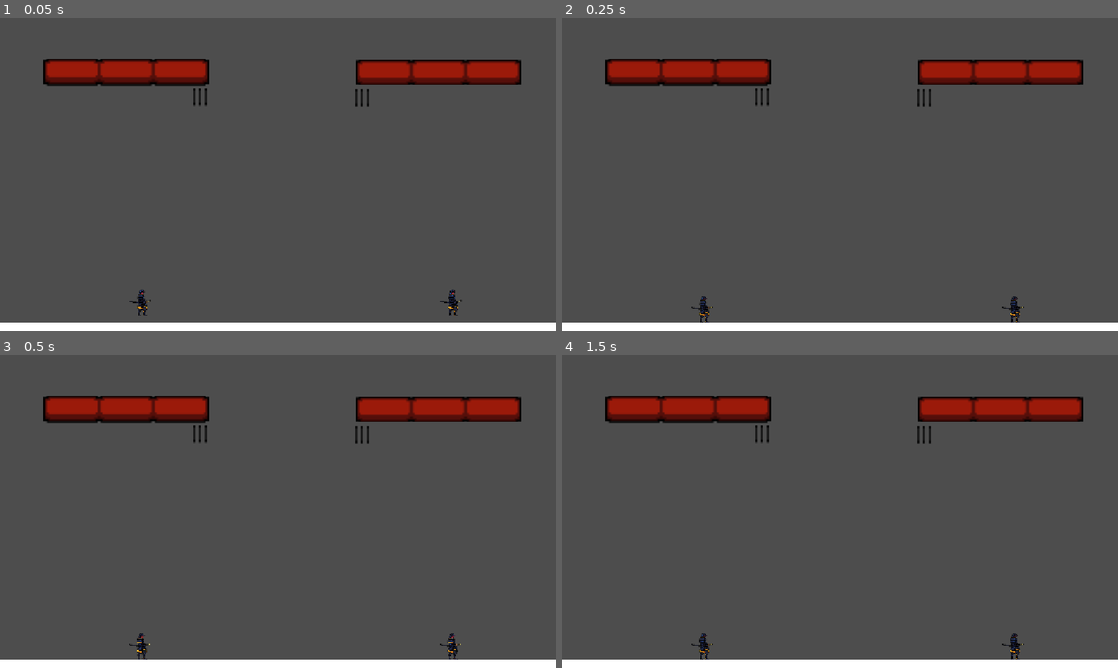
Above: before the commit, frames 1-4 (two rows, left to right).
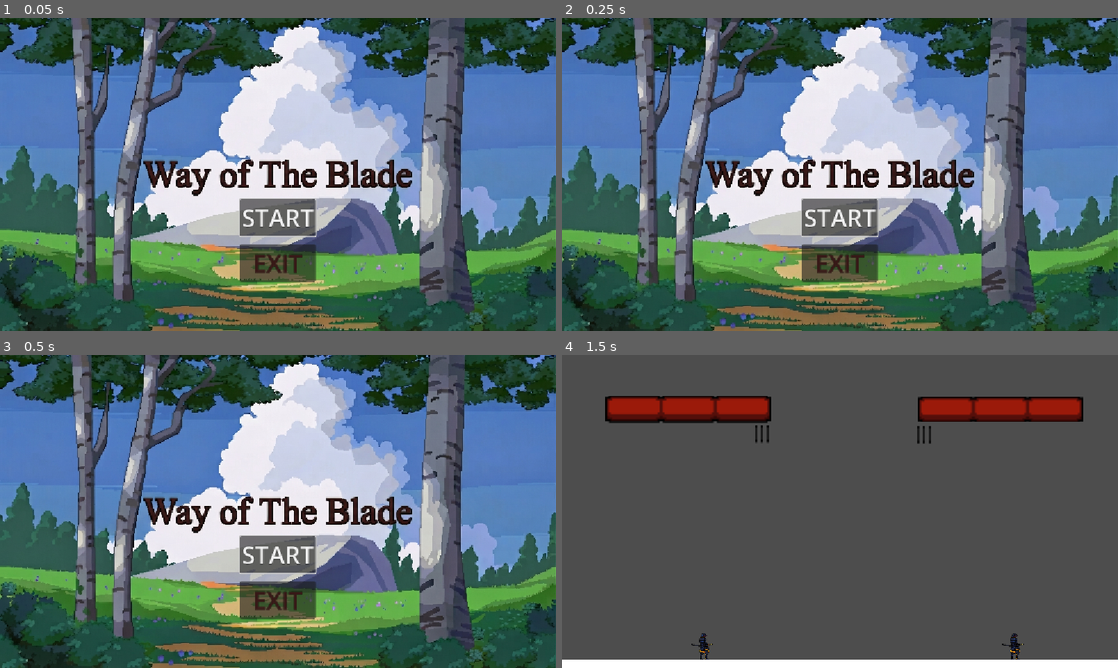
Above: after the commit, the same moments.

Repository: ianRHS/Way-of-the-blade-
Game: Godot game, scene res://Scenes/MainMenu.tscn
Two runs of this game, one before a commit and one after it. Both use one fixed random seed, a clock stepped at 60 frames per second and the inputs below. Before the commit the project starts from res://Scenes/Main.tscn.
Inputs (mouse positions are in pixels of both pictures, inside the frame that each line leads up to):
- Up to frame 1 (0.05 s): no input
- Up to frame 2 (0.25 s): no input
- Up to frame 3 (0.5 s): no input
- Up to frame 4 (1.5 s): click (840, 555) at 0.5 s, where only the run after the commit has a clickable "START"; tap Enter at 1.25 s

The runs differ from the first frame. In frame 1, 95% of the frame differs, in the area x 0-100%, y 0-100%; in frame 2, 95%; in frame 3, 95%; in frame 4, nothing differs.

Commit message:
Implemented main menu
Added a main menu to the game, so you can start a match and exit. In the future there will be multiple levels, a tutorial and a pause option during matches.

Diff:
--- /dev/null
+++ b/Scenes/MainMenu.tscn
@@ -0,0 +1,58 @@
+[gd_scene format=3 uid="uid://c8j1tyw7fjtyn"]
+
+[ext_resource type="Script" uid="uid://c7ulxtay55khj" path="res://Scripts/main_menu.gd" id="1_853f1"]
+[ext_resource type="Texture2D" uid="uid://brdjrjf33j6lg" path="res://Assets/Free-Summer-Pixel-Art-Backgrounds/Way of the blade main menu.jpg" id="1_tt5f1"]
+
+[node name="MainMenu" type="Control" unique_id=962999755]
+layout_mode = 3
+anchors_preset = 15
+anchor_right = 1.0
+anchor_bottom = 1.0
+offset_right = -1.0
+grow_horizontal = 2
+grow_vertical = 2
+script = ExtResource("1_853f1")
+metadata/_edit_lock_ = true
+
+[node name="TextureRect" type="TextureRect" parent="." unique_id=1854430553]
+layout_mode = 1
+anchors_preset = 15
+anchor_right = 1.0
+anchor_bottom = 1.0
+grow_horizontal = 2
+grow_vertical = 2
+texture = ExtResource("1_tt5f1")
+expand_mode = 1
+metadata/_edit_lock_ = true
+
+[node name="VBoxContainer" type="VBoxContainer" parent="." unique_id=1389153744]
+layout_mode = 1
+anchors_preset = -1
+anchor_left = 0.5
+anchor_top = 0.5
+anchor_right = 0.5
+anchor_bottom = 0.5
+offset_left = -74.5
+offset_top = 60.0
+offset_right = 74.5
+offset_bottom = 212.0
+grow_horizontal = 2
+grow_vertical = 2
+theme_override_constants/separation = 17
+alignment = 1
+
+[node name="StartButton" type="Button" parent="VBoxContainer" unique_id=1809670397]
+layout_mode = 2
+theme_override_colors/font_color = Color(0.21176471, 0.09411765, 0.08627451, 1)
+theme_override_constants/outline_size = 2
+theme_override_constants/line_spacing = 12
+theme_override_font_sizes/font_size = 50
+text = "START"
+
+[node name="QuitButton" type="Button" parent="VBoxContainer" unique_id=597281306]
+layout_mode = 2
+theme_override_colors/font_color = Color(0.21568628, 0.09803922, 0.09019608, 1)
+theme_override_constants/outline_size = 2
+theme_override_constants/line_spacing = 5
+theme_override_font_sizes/font_size = 50
+text = "EXIT"
--- /dev/null
+++ b/Scripts/main_menu.gd
@@ -0,0 +1,16 @@
+extends Control
+
+@onready var start_button: Button = $VBoxContainer/StartButton
+@onready var quit_button: Button = $VBoxContainer/QuitButton
+
+func _ready() -> void:
+	start_button.grab_focus()
+	start_button.pressed.connect(_on_start_pressed)
+	quit_button.pressed.connect(_on_quit_pressed)
+
+func _on_start_pressed() -> void:
+	# Change "res://scenes/main.tscn" to match your actual game scene's file path if it's different
+	get_tree().change_scene_to_file("res://scenes/main.tscn")
+
+func _on_quit_pressed() -> void:
+	get_tree().quit()
--- a/project.godot
+++ b/project.godot
@@ -11,7 +11,7 @@
 [application]
 
 config/name="Samurai 1v1 fighting game"
-run/main_scene="uid://ddn8l01e1jr76"
+run/main_scene="uid://c8j1tyw7fjtyn"
 config/features=PackedStringArray("4.7", "GL Compatibility")
 
 [autoload]
Binary file added: Assets/DungeonFont.ttf
Not shown, added: Assets/DungeonFont.ttf.import
Binary file added: Assets/Free-Summer-Pixel-Art-Backgrounds/COUPON.png
Not shown, added: Assets/Free-Summer-Pixel-Art-Backgrounds/COUPON.png.import
Not shown, added: Assets/Free-Summer-Pixel-Art-Backgrounds/License.txt
Binary file added: Assets/Free-Summer-Pixel-Art-Backgrounds/PNG/summer 1/1.png
Not shown, added: Assets/Free-Summer-Pixel-Art-Backgrounds/PNG/summer 1/1.png.import
Binary file added: Assets/Free-Summer-Pixel-Art-Backgrounds/PNG/summer 1/2.png
Not shown, added: Assets/Free-Summer-Pixel-Art-Backgrounds/PNG/summer 1/2.png.import
Binary file added: Assets/Free-Summer-Pixel-Art-Backgrounds/PNG/summer 1/3.png
Not shown, added: Assets/Free-Summer-Pixel-Art-Backgrounds/PNG/summer 1/3.png.import
Binary file added: Assets/Free-Summer-Pixel-Art-Backgrounds/PNG/summer 1/4.png
(and 86 more such lines)
